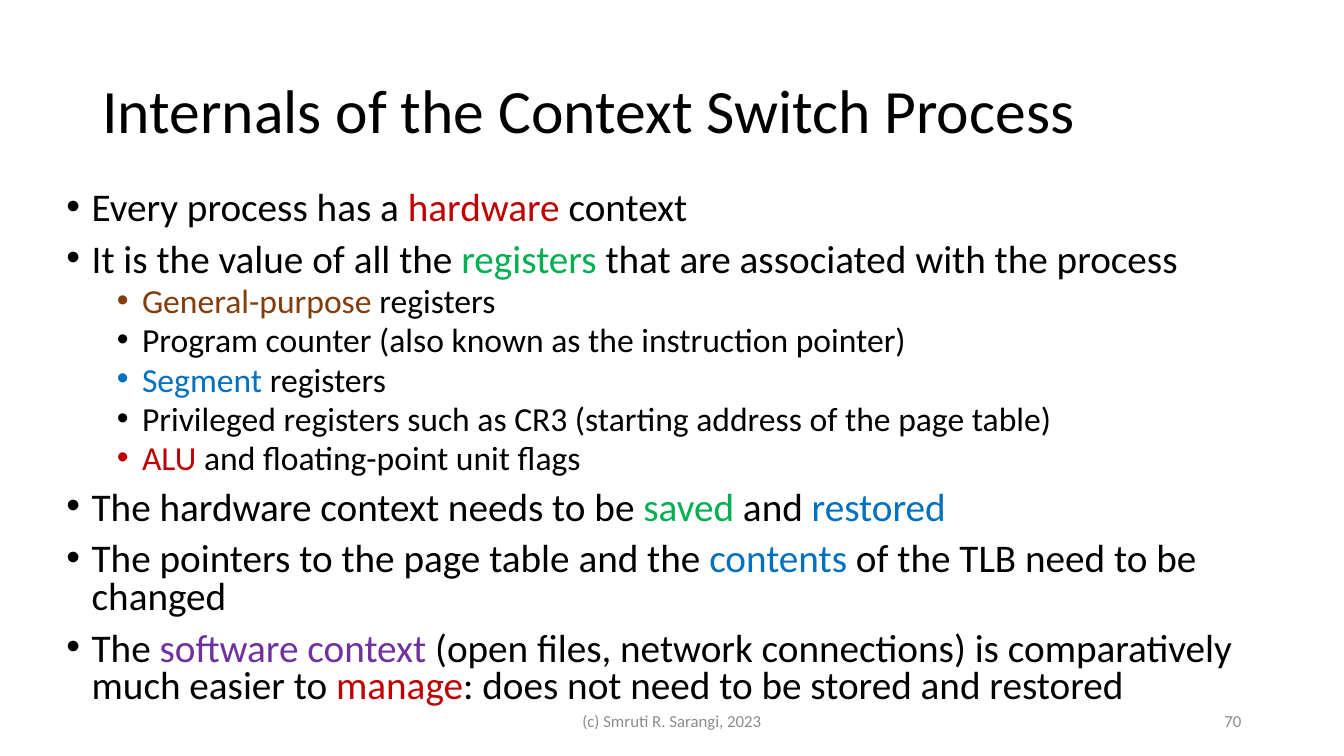
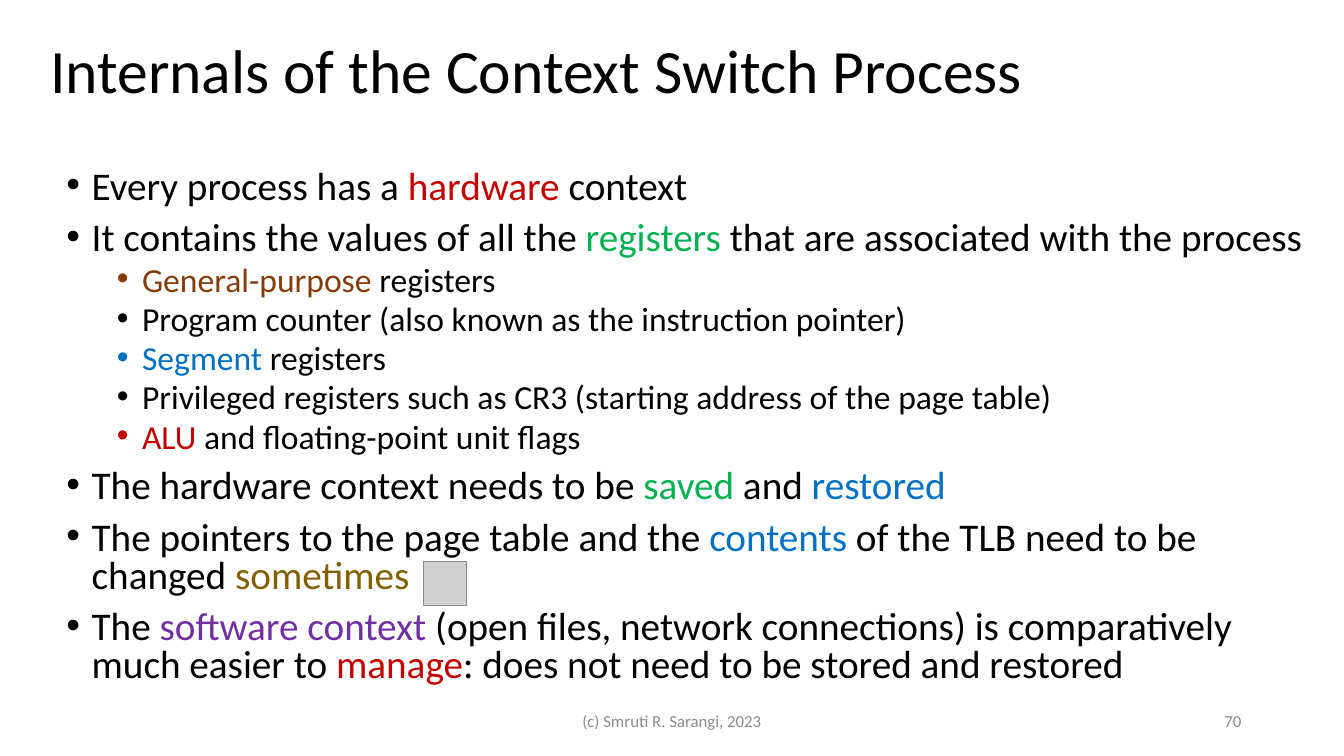
Before and after one commit to srsarangi/srsarangi.github.io, a slide deck: slide 70 of osbook/slides/3.processes.pptx. Drawn at 1344x756 pixels with LibreOffice and Linux fonts; fonts in the diff are those of the drawing; grey boxes stand for pictures. Boxes give left, top, right and bottom in pixels: in the first picture for what was removed or moved away, otherwise in the second. Text is boxed around its words. In the diff, an @@ line names an element or a change of style, - is before the commit and + after.

```diff
--- a/osbook/slides/3.processes.pptx
+++ b/osbook/slides/3.processes.pptx
@@ title "Internals of the Context Switch ...": place and size @@
-title "Internals of the Context Switch ..." at [102,90,1075,134]
+title "Internals of the Context Switch ..." at [50,50,1022,94]
@@ text "Every process has a hardware ...": place and size @@
-text "Every process has a hardware ..." at [92,193,1232,706]
+text "Every process has a hardware ..." at [92,172,1302,685]
@@ text at [92,223,1302,258]: text changed @@
-• It is the value of all the registers that are associated with the process
+• It contains the values of all the registers that are associated with the process
@@ text at [92,523,1196,596]: text changed @@
-• The pointers to the page table and the contents of the TLB need to be changed
+• The pointers to the page table and the contents of the TLB need to be changed sometimes
@@ picture added at [423,563,467,606] @@
```
Also in this commit, not shown: 12 other slides changed, 5 slides added, 1 slide removed.
